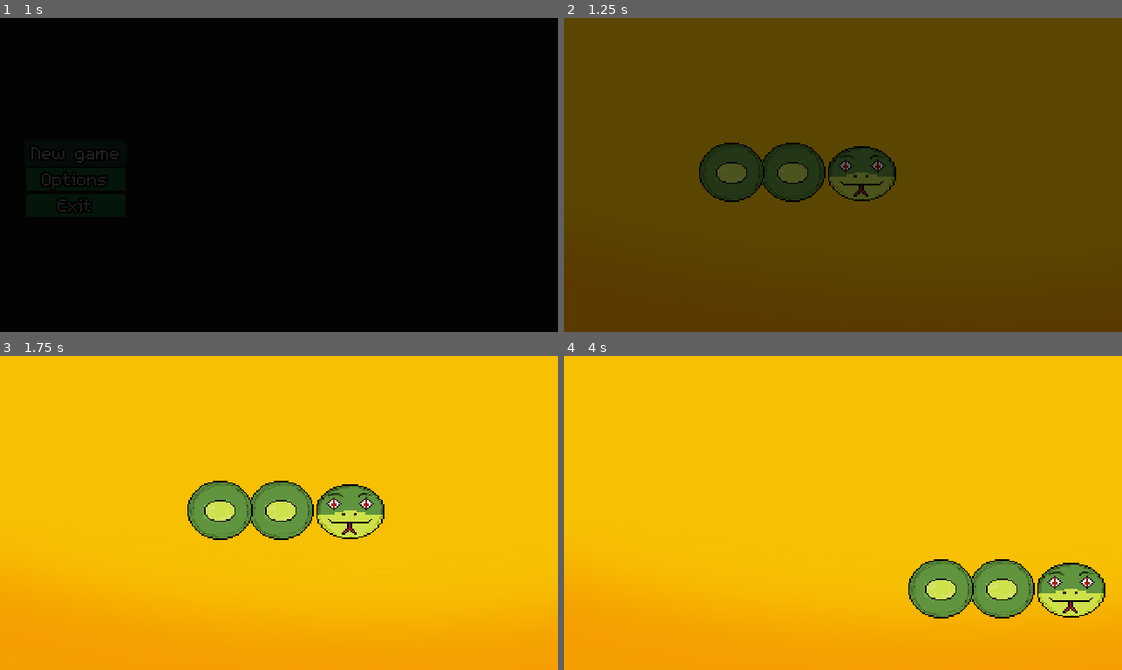
Above: before the commit, frames 1-4 (two rows, left to right).
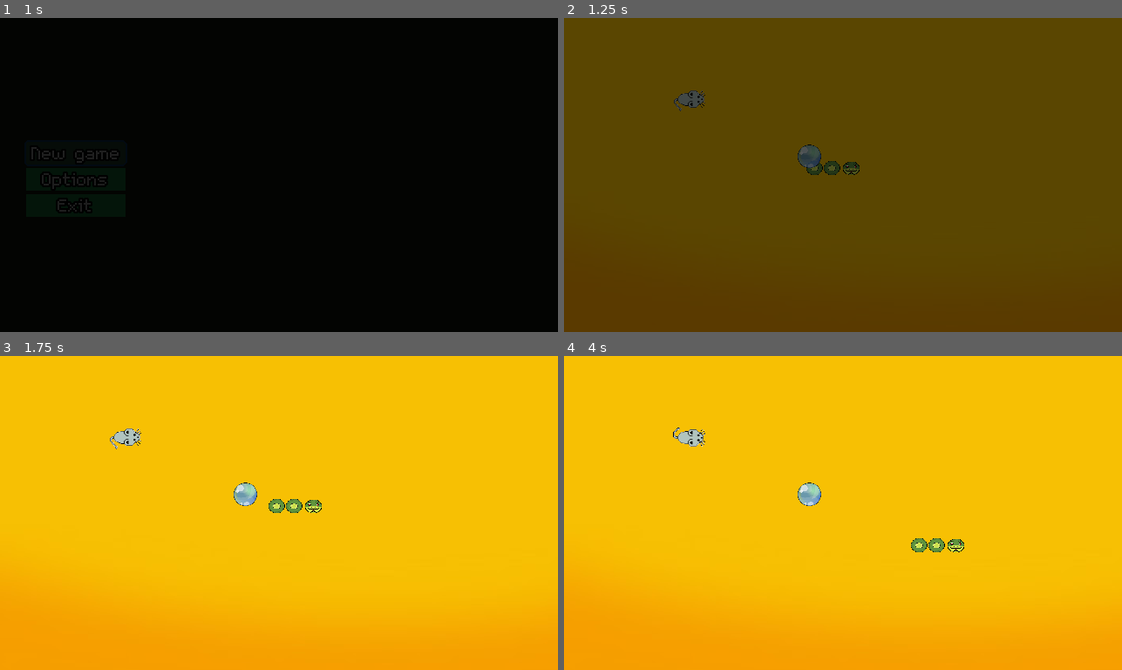
Above: after the commit, the same moments.

Repository: AndresMR22/GAMEJAM
Game: Godot game, scene res://Game/Game.tscn
Same seed, same stepped clock (60 frames per second), same inputs: the game is played once before the commit and once after it.
Inputs:
- Up to frame 1 (1 s): click "New game" at 0.5 s
- Up to frame 2 (1.25 s): no input
- Up to frame 3 (1.75 s): tap Enter at 1.25 s; hold Right (ui_right) from 1.28 s (still down); tap Space (Jump) at 1.52 s
- Up to frame 4 (4 s): release Right (ui_right) at 2.03 s; hold Down (ui_down) 2.03-2.78 s; tap Space (Jump) at 2.27, 3.77 s; hold Right (ui_right) 2.78-3.53 s; hold W (Up) from 3.53 s (still down)

Frame 1 is identical in both runs. In frame 2, 5.2% of the frame differs, in the area x 19-60%, y 23-59%; in frame 3, 5.4%; in frame 4, 5.9%, in the area x 19-98%, y 22-84%.

Commit message:
Cambios 17/04/2020
arreglo el orden de sprites
add node navigation2D from enemy to player

Diff:
--- /dev/null
+++ b/Enemigo.gd
@@ -0,0 +1,41 @@
+extends Area2D
+
+#var Pos = position.x #Starting Position
+#var PosLim = Pos+60 #Position limit
+#var Up = true #Going up or down?
+func _ready():
+	pass
+#	Pos = position.x
+#	PosLim = Pos+60
+
+
+func _process(delta):
+	pass
+	#position.x+=rand_range(30,300)
+	#position.y+=rand_range(150,30)
+	#position=Vector2(rand_range(300,30),rand_range(150,30))
+
+#	if position.x == PosLim:
+#		Up = false
+#	if position.x == Pos:
+#		Up = true#
+#	if Up:
+#		position.x += 1
+#	else:
+#		position.x -= 1
+
+func _on_Timer_timeout():
+	pass # Replace with function body.
+	$animacion.play("ratonDer")
+
+
+func _on_Enemigo_area_entered(area):
+	pass # Replace with function body.
+	if(area.name=="Cabeza"):
+		queue_free()
+
+#func get_random_number(MAX,MIN):#funcion que genera los numeros
+#	#de manera aleatoria
+#	randomize()
+#	var num = randi()%MAX+MIN
+#	return num
--- a/Levels/Alimento.tscn
+++ b/Levels/Alimento.tscn
@@ -2,14 +2,13 @@
 
 [ext_resource path="res://Assets/Objects/Bubble_2.png" type="Texture" id=1]
 [ext_resource path="res://Levels/Alimento.gd" type="Script" id=2]
-
-
 
 [sub_resource type="CircleShape2D" id=1]
 radius = 28.462
 
 [node name="Alimento" type="Area2D"]
 position = Vector2( 880.507, 398.274 )
+scale = Vector2( 0.4, 0.4 )
 script = ExtResource( 2 )
 __meta__ = {
 "_edit_group_": true
@@ -17,10 +16,11 @@
 
 [node name="Sprite" type="Sprite" parent="."]
 position = Vector2( 14.2839, 15.6443 )
-scale = Vector2( 0.663907, 0.631899 )
+scale = Vector2( 0.4, 0.4 )
 texture = ExtResource( 1 )
 
 [node name="CollisionShape2D" type="CollisionShape2D" parent="."]
 position = Vector2( 14.9641, 14.9641 )
+scale = Vector2( 0.6, 0.6 )
 shape = SubResource( 1 )
 [connection signal="area_entered" from="." to="." method="_on_Alimento_area_entered"]
--- a/Levels/Cabeza.gd
+++ b/Levels/Cabeza.gd
@@ -1,7 +1,7 @@
 extends Node2D #CABEZA
 
 var direccion = Vector2(1,0)
-const gap = -35
+const gap = -20
 var next_cola_dir = Vector2(1,0)
 var prev_dir = Vector2(1,0)
 
@@ -20,10 +20,13 @@
 		direccion=Vector2(0,-1)
 	elif(Input.is_action_just_pressed("ui_down")):
 		direccion=Vector2(0,1)
+		#rotation=deg2rad(90)
 	elif(Input.is_action_just_pressed("ui_left")):
 		direccion=Vector2(-1,0)
+		#rotation=deg2rad(180)
 	elif(Input.is_action_just_pressed("ui_right")):
 		direccion=Vector2(1,0)
+		#rotation=deg2rad(0)
 	mover_culebra()
 
 func mover_culebra():
@@ -60,7 +63,7 @@
 
 func _on_Cabeza_area_entered(area):
 	pass # Replace with function body.
-	if(area.name=="Alimento"):
+	if(area.name=="Alimento" || area.name=="Enemigo"):
 		$Cabeza/Sprite.visible = false
 		$Cabeza/Sprite2.visible=true
 	else:
--- a/Levels/Cola.tscn
+++ b/Levels/Cola.tscn
@@ -3,14 +3,16 @@
 [ext_resource path="res://Character/Player/bolitaSerpiente.png" type="Texture" id=1]
 [ext_resource path="res://Levels/Cola.gd" type="Script" id=2]
 
-
-
 [sub_resource type="RectangleShape2D" id=1]
 extents = Vector2( 10.7227, 11.7257 )
 
 [node name="Cola" type="Area2D"]
-position = Vector2( 350.738, 172.029 )
+position = Vector2( 155.029, 94.4088 )
+scale = Vector2( 0.5, 0.5 )
 script = ExtResource( 2 )
+__meta__ = {
+"_edit_group_": true
+}
 
 [node name="Sprite" type="Sprite" parent="."]
 position = Vector2( -3.98041, 3.64879 )
--- a/Levels/Culebra.tscn
+++ b/Levels/Culebra.tscn
@@ -4,17 +4,19 @@
 [ext_resource path="res://Character/Player/cabezaCulebra.png" type="Texture" id=2]
 [ext_resource path="res://Character/Player/cabezaCulebra2.png" type="Texture" id=3]
 
-
-
-
 [sub_resource type="RectangleShape2D" id=1]
 extents = Vector2( 10.4398, 9.91388 )
 
 [node name="Culebra" type="Node2D"]
-position = Vector2( 443.915, 239.102 )
+position = Vector2( 176.556, 88.5055 )
+scale = Vector2( 0.5, 0.5 )
 script = ExtResource( 1 )
+__meta__ = {
+"_edit_group_": true
+}
 
 [node name="Cabeza" type="Area2D" parent="."]
+scale = Vector2( 0.5, 0.5 )
 
 [node name="Sprite" type="Sprite" parent="Cabeza"]
 position = Vector2( 0.649652, 4.05938 )
--- /dev/null
+++ b/Levels/Enemigo.tscn
@@ -0,0 +1,49 @@
+[gd_scene load_steps=8 format=2]
+
+[ext_resource path="res://Levels/Navigation2D.gd" type="Script" id=1]
+[ext_resource path="res://Assets/Enemys/ratonDerecha2.PNG" type="Texture" id=2]
+[ext_resource path="res://Assets/Enemys/ratonDerecha1.PNG" type="Texture" id=3]
+[ext_resource path="res://Levels/Raton.gd" type="Script" id=4]
+
+[sub_resource type="NavigationPolygon" id=1]
+vertices = PoolVector2Array( 320.26, 0.0299911, 319.357, 179.628, -0.127502, 180.53, 1.67749, -0.872513 )
+polygons = [ PoolIntArray( 0, 1, 2, 3 ) ]
+outlines = [ PoolVector2Array( 320.26, 0.0299911, 319.357, 179.628, -0.127502, 180.53, 1.67749, -0.872513 ) ]
+
+[sub_resource type="SpriteFrames" id=2]
+animations = [ {
+"frames": [ ExtResource( 3 ), ExtResource( 2 ) ],
+"loop": true,
+"name": "raton",
+"speed": 5.0
+} ]
+
+[sub_resource type="CapsuleShape2D" id=3]
+radius = 5.04781
+height = 6.95619
+
+[node name="Enemigo" type="Node2D"]
+
+[node name="Navigation2D" type="Navigation2D" parent="."]
+script = ExtResource( 1 )
+
+[node name="NavigationPolygonInstance" type="NavigationPolygonInstance" parent="Navigation2D"]
+navpoly = SubResource( 1 )
+
+[node name="Raton" type="Area2D" parent="Navigation2D"]
+script = ExtResource( 4 )
+
+[node name="Timer" type="Timer" parent="Navigation2D/Raton"]
+autostart = true
+
+[node name="AnimatedSprite" type="AnimatedSprite" parent="Navigation2D/Raton"]
+position = Vector2( 72.6512, 47.3812 )
+scale = Vector2( 0.160101, 0.161394 )
+frames = SubResource( 2 )
+animation = "raton"
+
+[node name="CollisionShape2D" type="CollisionShape2D" parent="Navigation2D/Raton"]
+position = Vector2( 72.1206, 47.2476 )
+rotation = 1.5708
+shape = SubResource( 3 )
+[connection signal="timeout" from="Navigation2D/Raton/Timer" to="Navigation2D/Raton" method="_on_Timer_timeout"]
--- a/Levels/Mundo.gd
+++ b/Levels/Mundo.gd
@@ -9,7 +9,7 @@
 	var inst = fruta.instance()#se guarda la instancia de
 	#la fruta en inst
 
-	inst.position = Vector2(get_random_number(900,50),get_random_number(500,50))
+	inst.position = Vector2(get_random_number(300,30),get_random_number(150,30))
 	inst.connect("fruta_comida",self,"spawn_next_fruta_and_cola")
 	add_child(inst)
 	# se genera una posicion aleatoria del origen del fruto
--- a/Levels/Mundo.tscn
+++ b/Levels/Mundo.tscn
@@ -1,8 +1,9 @@
-[gd_scene load_steps=4 format=2]
+[gd_scene load_steps=5 format=2]
 
 [ext_resource path="res://Levels/Culebra.tscn" type="PackedScene" id=1]
 [ext_resource path="res://Levels/Mundo.gd" type="Script" id=2]
 [ext_resource path="res://Backgrounds/fondo.jpg" type="Texture" id=3]
+[ext_resource path="res://Levels/Enemigo.tscn" type="PackedScene" id=4]
 
 [node name="Mundo" type="Node2D"]
 script = ExtResource( 2 )
@@ -15,3 +16,5 @@
 
 [node name="Culebra" parent="." instance=ExtResource( 1 )]
 position = Vector2( 159.15, 85.1934 )
+
+[node name="Enemigo" parent="." instance=ExtResource( 4 )]
--- /dev/null
+++ b/Levels/Navigation2D.gd
@@ -0,0 +1,38 @@
+extends Navigation2D
+
+var speed = 500 #rapidez del enemigo
+var path = [] # la ruta del enemigo array
+var player
+var enemy
+
+func _ready():
+	pass
+	player = get_parent().get_parent().get_node("Culebra")
+	enemy = get_parent()
+
+	movimiento_jugador(player.position, enemy.position)
+
+func movimiento_jugador(pos_inicial, pos_final):
+	path = self.get_simple_path(pos_inicial,pos_final)
+	print(get_simple_path(pos_inicial,pos_final))
+	path.remove(0)
+
+func _process(delta):
+	pass
+	var distancia = speed*delta
+	_seguir_ruta(distancia)
+
+func _seguir_ruta(distancia):
+	pass
+	var ultima_pos = enemy.position
+	for i in range(path.size()):
+		var distancia_al_final = ultima_pos.distance_to(path[0])
+		if (distancia<=distancia_al_final):
+			enemy.position=ultima_pos.linear_interpolate(path[0],distancia/distancia_al_final)
+			break #fin for
+		elif distancia <= 0.0 :
+			enemy.position = path[0]
+			break
+		distancia -= distancia_al_final
+		ultima_pos= path[0]
+		path.remove(0)
--- /dev/null
+++ b/Levels/Raton.gd
@@ -0,0 +1,5 @@
+extends Area2D
+
+func _on_Timer_timeout():
+	pass # Replace with function body.
+	$AnimatedSprite.play("raton")
Binary file added: Assets/Enemys/EggArribaAbajo1.PNG
Not shown, added: Assets/Enemys/EggArribaAbajo1.PNG.import
Binary file added: Assets/Enemys/EggArribaAbajo2.PNG
Not shown, added: Assets/Enemys/EggArribaAbajo2.PNG.import
Binary file added: Assets/Enemys/EggArribaAbajo3.PNG
Not shown, added: Assets/Enemys/EggArribaAbajo3.PNG.import
Binary file added: Assets/Enemys/EggIzqDer1.PNG
Not shown, added: Assets/Enemys/EggIzqDer1.PNG.import
Binary file added: Assets/Enemys/EggIzqDer2.PNG
Not shown, added: Assets/Enemys/EggIzqDer2.PNG.import
Binary file added: Assets/Enemys/EggIzqDer3.PNG
Not shown, added: Assets/Enemys/EggIzqDer3.PNG.import
(and 70 more such lines)
